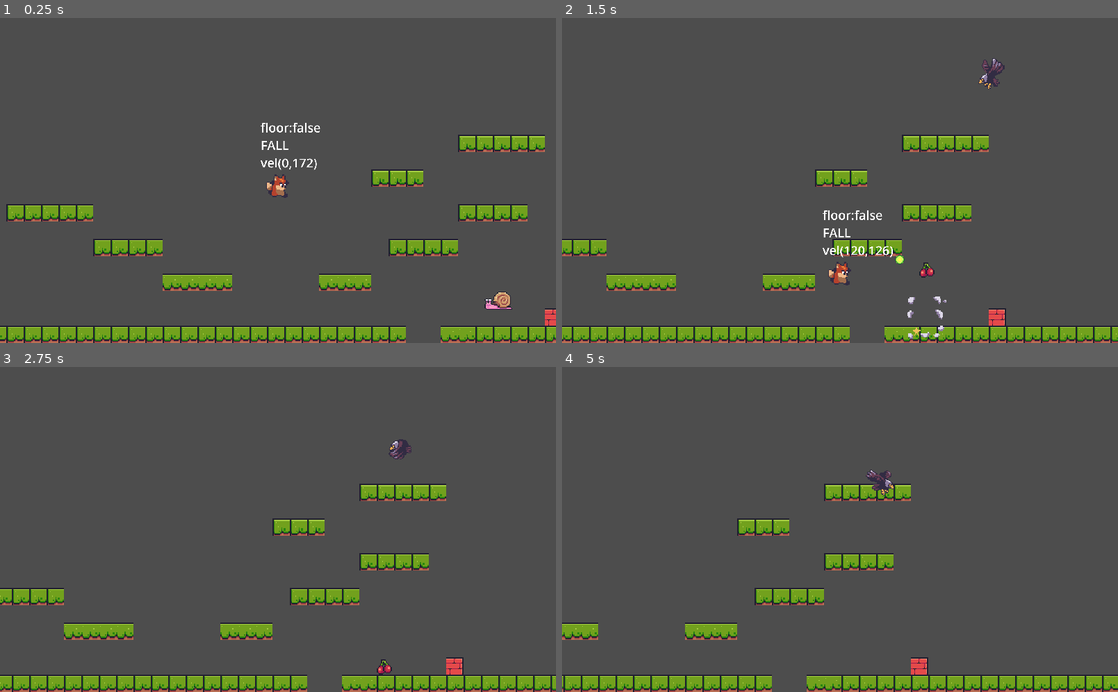
Above: before the commit, frames 1-4 (two rows, left to right).
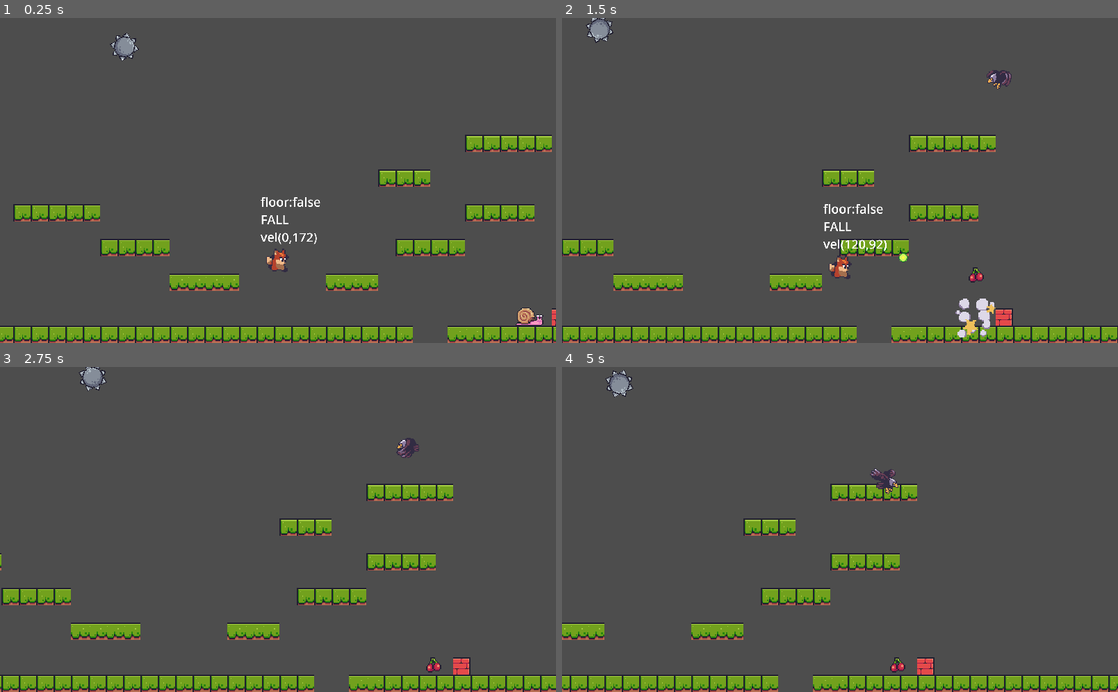
Above: after the commit, the same moments.

Repository: Babrakov/foxy-antics
Game: Godot game, scene res://scenes/level_base/level_base.tscn
The game is run twice, just before and just after one commit, with the same random seed, the same clock (stepped at 60 frames per second) and the same inputs.
Inputs:
- Up to frame 1 (0.25 s): no input
- Up to frame 2 (1.5 s): hold Right (right) from 0.53 s (still down); tap Space (shoot) at 0.6, 1.35 s; tap Alt (jump) at 0.77 s
- Up to frame 3 (2.75 s): tap Alt (jump) at 1.52 s; release Right (right) at 2.03 s; hold Left (left) from 2.03 s (still down); tap Space (shoot) at 2.1 s
- Up to frame 4 (5 s): release Left (left) at 2.78 s; hold Right (right) 2.78-4.28 s; tap Space (shoot) at 2.85, 3.6, 4.35 s; tap Alt (jump) at 3.02, 3.77, 4.52 s; hold Left (left) from 4.28 s (still down)

The runs differ from the first frame. In frame 1, 6.8% of the frame differs, in the area x 0-100%, y 4-100%; in frame 2, 6.7%; in frame 3, 5.4%; in frame 4, 4.8%.

Commit message:
Ball Spikes

Diff:
--- /dev/null
+++ b/scenes/ball_spikes/ball_spikes.gd
@@ -0,0 +1,9 @@
+extends PathFollow2D
+
+@export var speed: float = 0.05
+@export var spin_speed: float = 400.0
+
+# Called every frame. 'delta' is the elapsed time since the previous frame.
+func _process(delta: float) -> void:
+	progress_ratio += delta * speed
+	rotation_degrees += spin_speed * delta
--- /dev/null
+++ b/scenes/ball_spikes/ball_spikes.tscn
@@ -0,0 +1,21 @@
+[gd_scene load_steps=4 format=3 uid="uid://cqdlc1oojtjwa"]
+
+[ext_resource type="Texture2D" uid="uid://cbw2scg3xoew8" path="res://assets/danger/spiked_ball.png" id="1_3oklh"]
+[ext_resource type="Script" path="res://scenes/ball_spikes/ball_spikes.gd" id="1_xvg6a"]
+
+[sub_resource type="CircleShape2D" id="CircleShape2D_j6arn"]
+radius = 12.0
+
+[node name="BallSpikes" type="PathFollow2D"]
+rotates = false
+script = ExtResource("1_xvg6a")
+
+[node name="Sprite2D" type="Sprite2D" parent="."]
+texture = ExtResource("1_3oklh")
+
+[node name="HitBox" type="Area2D" parent="."]
+collision_layer = 4
+collision_mask = 0
+
+[node name="CollisionShape2D" type="CollisionShape2D" parent="HitBox"]
+shape = SubResource("CircleShape2D_j6arn")
--- a/scenes/level_base/level_base.tscn
+++ b/scenes/level_base/level_base.tscn
@@ -7,6 +7,7 @@
 [ext_resource type="PackedScene" uid="uid://c2qt26b34s5e2" path="res://scenes/object_maker/object_maker.tscn" id="5_ijcc6"]
 [ext_resource type="PackedScene" uid="uid://bw5wbrq5gg2ng" path="res://scenes/enemies/frog.tscn" id="6_jamsc"]
 [ext_resource type="PackedScene" uid="uid://dplhqmo21pa0r" path="res://scenes/enemies/eagle.tscn" id="7_414nb"]
+[ext_resource type="PackedScene" uid="uid://cqdlc1oojtjwa" path="res://scenes/ball_spikes/ball_spikes.tscn" id="8_saesu"]
 
 [sub_resource type="TileSetAtlasSource" id="TileSetAtlasSource_oavpr"]
 texture = ExtResource("1_6hlfd")
@@ -233,6 +234,12 @@
 physics_layer_0/collision_mask = 0
 sources/0 = SubResource("TileSetAtlasSource_oavpr")
 
+[sub_resource type="Curve2D" id="Curve2D_rgpy4"]
+_data = {
+"points": PackedVector2Array(-18.5206, 35.3576, 18.5206, -35.3576, -45, -269, -40.9699, -8.41846, 40.9699, 8.41846, 101, -280, 2.80615, -28.3422, -2.80615, 28.3422, 167, -231, 48.1758, 2.86915, -48.1758, -2.86915, 88, -188, 41.2505, 21.6074, -41.2505, -21.6074, -4, -209, -6.17354, 35.9188, 6.17354, -35.9188, -45, -269)
+}
+point_count = 6
+
 [node name="LevelBase" type="Node2D"]
 script = ExtResource("1_s7adv")
 
@@ -243,14 +250,14 @@
 tile_set = SubResource("TileSet_lvjrd")
 
 [node name="Player" parent="." instance=ExtResource("2_dcvnc")]
-position = Vector2(106, -170)
+position = Vector2(100, -101)
 
 [node name="ObjectMaker" parent="." instance=ExtResource("5_ijcc6")]
 
 [node name="Enemies" type="Node2D" parent="."]
 
 [node name="Snail" parent="Enemies" instance=ExtResource("5_c2utq")]
-position = Vector2(308, -67)
+position = Vector2(329, -25)
 speed = 20.0
 
 [node name="Frog" parent="Enemies" instance=ExtResource("6_jamsc")]
@@ -258,3 +265,11 @@
 
 [node name="Eagle" parent="Enemies" instance=ExtResource("7_414nb")]
 position = Vector2(384, -260)
+
+[node name="Paths" type="Node2D" parent="."]
+
+[node name="Path2D" type="Path2D" parent="Paths"]
+curve = SubResource("Curve2D_rgpy4")
+
+[node name="BallSpikes" parent="Paths/Path2D" instance=ExtResource("8_saesu")]
+position = Vector2(-45, -269)
Not shown: 1 places in scenes/level_base/level_base.tscn that only renumber resources
